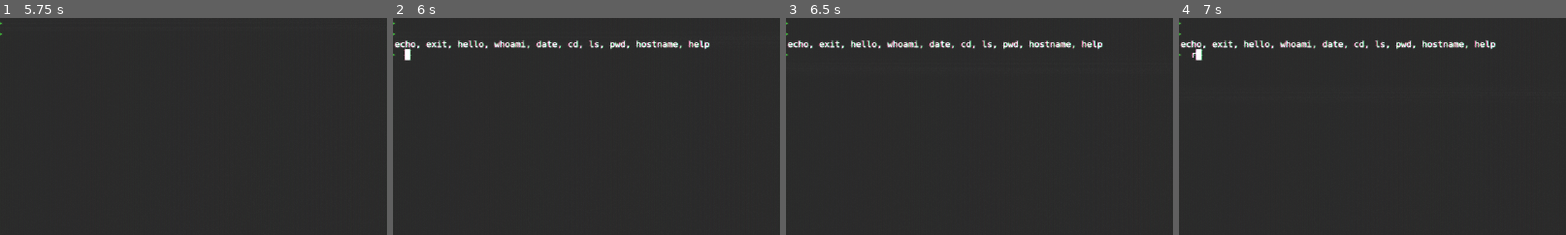
Above: before the commit, frames 1-4 (left to right).
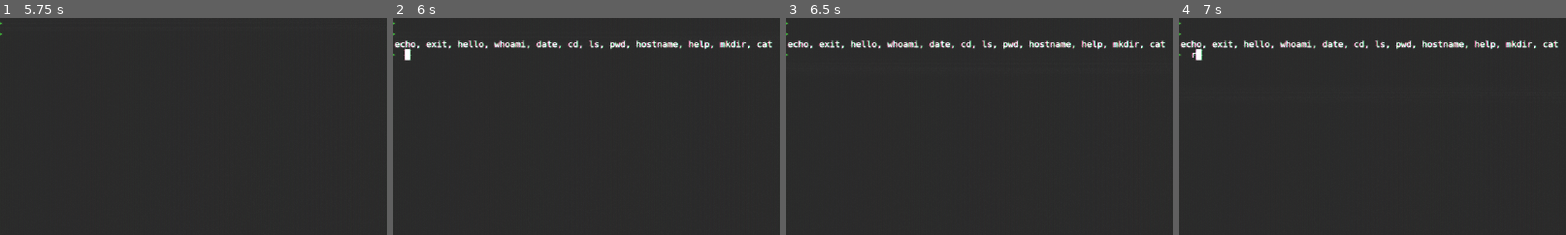
Above: after the commit, the same moments.

Repository: defonisek/linux_term_game
Game: Godot game, scene res://scenes/main_screen.tscn
Two runs of this game, one before a commit and one after it. Both use one fixed random seed, a clock stepped at 60 frames per second and the inputs below.
Inputs (mouse positions are % of the whole screen's width and height, from its top left):
- Up to frame 1 (5.75 s): click "Уровень 1" at 0.5 s; click (96, 7) at 1.25 s; tap R at 2, 2.1 s; move the mouse to (72, 45) at 2.02 s; hold Right 2.03-2.78 s; click (72, 45) at 2.17 s; tap Space at 2.75, 4.25 s; move the mouse to (30, 55) at 2.77 s; hold Left 2.78-3.53 s; tap Enter at 2.85, 3.5, 5 s; move the mouse to (60, 28) at 3.52 s; hold Right 3.53-5.03 s; tap Keypad Enter at 3.6 s; move the mouse to (45, 70) at 4.27 s; tap Backspace at 4.35 s; click (45, 70) at 4.42 s; move the mouse to (80, 65) at 5.02 s; hold Left from 5.03 s (still down); tap Delete at 5.1 s
- Up to frame 2 (6 s): keep holding Left; tap Space at 5.75 s; move the mouse to (20, 35) at 5.77 s; tap Tab at 5.85 s
- Up to frame 3 (6.5 s): keep holding Left
- Up to frame 4 (7 s): keep holding Left; move the mouse to (55, 50) at 6.52 s; tap R at 6.6 s; click (55, 50) at 6.67 s
The pictures show only the part of the screen within x 5-54%, y 0-50%; the shares and areas given below are measured in that part.

Frame 1 is identical in both runs. In frame 2, 0.3% of the frame differs, in the area x 81-98%, y 10-15%; in frame 3, 0.3%; in frame 4, 0.3%.

Commit message:
feat: various file command support

Diff:
--- a/src/terminal/commands.gd
+++ b/src/terminal/commands.gd
@@ -161,6 +161,22 @@
 	cmd_obj.callable = _cmd_help
 	_register_command(cmd_obj)
 
+	cmd_obj = TerminalCommand.new()
+	cmd_obj.name = "mkdir"
+	cmd_obj.description = "Make directories."
+	cmd_obj.callable = _cmd_mkdir
+	cmd_obj.schema = TerminalCommandSchema.new()
+	cmd_obj.schema.add_positional("directory", "Directory to create.")
+	_register_command(cmd_obj)
+
+	cmd_obj = TerminalCommand.new()
+	cmd_obj.name = "cat"
+	cmd_obj.description = "Concatenate files and print on the standard output."
+	cmd_obj.callable = _cmd_cat
+	cmd_obj.schema = TerminalCommandSchema.new()
+	cmd_obj.schema.add_positional("file", "File to display.")
+	_register_command(cmd_obj)
+
 func _register_command(cmd_obj: TerminalCommand) -> void:
 	_build_long_help(cmd_obj)
 	_command_registry[cmd_obj.name] = cmd_obj
@@ -347,3 +363,30 @@
 func _cmd_hostname() -> void:
 	_terminal.print_on_terminal("secret-lab-34")
 	command_finished.emit()
+
+func _cmd_mkdir() -> void:
+	var target = _parsed_args.positionals[0]
+	var abs_target = _terminal.file_system.resolve(target, _terminal.cwd)
+	var parent_path = _terminal.file_system._parent_path(abs_target)
+	var name = _terminal.file_system._base_name(abs_target)
+
+	var parent = _terminal.file_system.get_node(parent_path)
+	if parent == null or not parent.is_dir:
+		_terminal.print_on_terminal("mkdir: cannot create directory '%s': No such file or directory" % target, Color.RED)
+	elif parent.children.has(name):
+		_terminal.print_on_terminal("mkdir: cannot create directory '%s': File exists" % target, Color.RED)
+	else:
+		_terminal.file_system._make_dir(parent, name)
+	command_finished.emit()
+
+func _cmd_cat() -> void:
+	var target = _parsed_args.positionals[0]
+	var abs_target = _terminal.file_system.resolve(target, _terminal.cwd)
+	var node = _terminal.file_system.get_node(abs_target)
+	if node == null:
+		_terminal.print_on_terminal("cat: %s: No such file or directory" % target, Color.RED)
+	elif node.is_dir:
+		_terminal.print_on_terminal("cat: %s: Is a directory" % target, Color.RED)
+	else:
+		_terminal.print_on_terminal(node.content)
+	command_finished.emit()
--- a/src/virtual_file_system.gd
+++ b/src/virtual_file_system.gd
@@ -125,3 +125,126 @@
 	if node.is_dir:
 		for child in node.children.values():
 			_print_node(child, depth + 1)
+
+
+func create_file(parent_abs: String, name: String) -> bool:
+	var parent = get_node(parent_abs)
+	if parent == null or not parent.is_dir:
+		return false
+	if parent.children.has(name):
+		return false          # уже существует
+	_make_file(parent, name, "")
+	return true
+
+
+func create_dir(parent_abs: String, name: String) -> bool:
+	var parent = get_node(parent_abs)
+	if parent == null or not parent.is_dir:
+		return false
+	if parent.children.has(name):
+		return false
+	_make_dir(parent, name)
+	return true
+
+
+func delete(abs_path: String, recursive: bool = false) -> bool:
+	if abs_path == "/":
+		return false   # нельзя удалить корень
+	var node = get_node(abs_path)
+	if node == null:
+		return false
+	if node.is_dir and not recursive:
+		# не удаляем непустую папку без -r
+		if node.children.size() > 0:
+			return false
+	# Находим родителя и удаляем
+	var parent_path = _parent_path(abs_path)
+	var parent = get_node(parent_path)
+	if parent == null:
+		return false
+	var name = _base_name(abs_path)
+	if parent.children.has(name):
+		parent.children.erase(name)
+		return true
+	return false
+
+func copy(src_abs: String, dest_abs: String) -> bool:
+	var src_node = get_node(src_abs)
+	if src_node == null:
+		return false
+	var dest_parent_path = _parent_path(dest_abs)
+	var dest_name = _base_name(dest_abs)
+	var dest_parent = get_node(dest_parent_path)
+	if dest_parent == null or not dest_parent.is_dir:
+		return false
+	if dest_parent.children.has(dest_name):
+		return false   # уже существует
+	var new_node = _deep_copy_node(src_node, dest_name)
+	dest_parent.children[dest_name] = new_node
+	return true
+
+func move(src_abs: String, dest_abs: String) -> bool:
+	var src_node = get_node(src_abs)
+	if src_node == null:
+		return false
+	var src_parent_path = _parent_path(src_abs)
+	var src_name = _base_name(src_abs)
+	if src_parent_path == dest_abs:
+		return false   # нельзя переместить в себя
+	if not delete(src_abs, true):   # удаляем источник (рекурсивно)
+		return false
+	# Создаём копию в новом месте (по сути перемещение = скопировать + удалить)
+	return _place_node(src_node, dest_abs)
+
+func file_exists(abs_path: String) -> bool:
+	return get_node(abs_path) != null
+
+func is_dir(abs_path: String) -> bool:
+	var node = get_node(abs_path)
+	return node != null and node.is_dir
+
+func read_file(abs_path: String) -> String:
+	var node = get_node(abs_path)
+	if node == null or node.is_dir:
+		return ""
+	return node.content
+
+func write_file(abs_path: String, content: String) -> bool:
+	var node = get_node(abs_path)
+	if node == null or node.is_dir:
+		return false
+	node.content = content
+	return true
+
+func _parent_path(abs_path: String) -> String:
+	if abs_path == "/":
+		return "/"
+	var last_slash = abs_path.rfind("/")
+	if last_slash == 0:
+		return "/"
+	return abs_path.substr(0, last_slash)
+
+func _base_name(abs_path: String) -> String:
+	if abs_path == "/":
+		return "/"
+	return abs_path.split("/")[-1]
+
+func _deep_copy_node(src: VFSNode, new_name: String) -> VFSNode:
+	var new_node = VFSNode.new(new_name, src.is_dir)
+	new_node.content = src.content
+	if src.is_dir:
+		for child_name in src.children:
+			var child_copy = _deep_copy_node(src.children[child_name], child_name)
+			new_node.children[child_name] = child_copy
+	return new_node
+
+func _place_node(node: VFSNode, dest_abs: String) -> bool:
+	var parent_path = _parent_path(dest_abs)
+	var name = _base_name(dest_abs)
+	var parent = get_node(parent_path)
+	if parent == null or not parent.is_dir:
+		return false
+	if parent.children.has(name):
+		return false
+	parent.children[name] = node
+	return true
